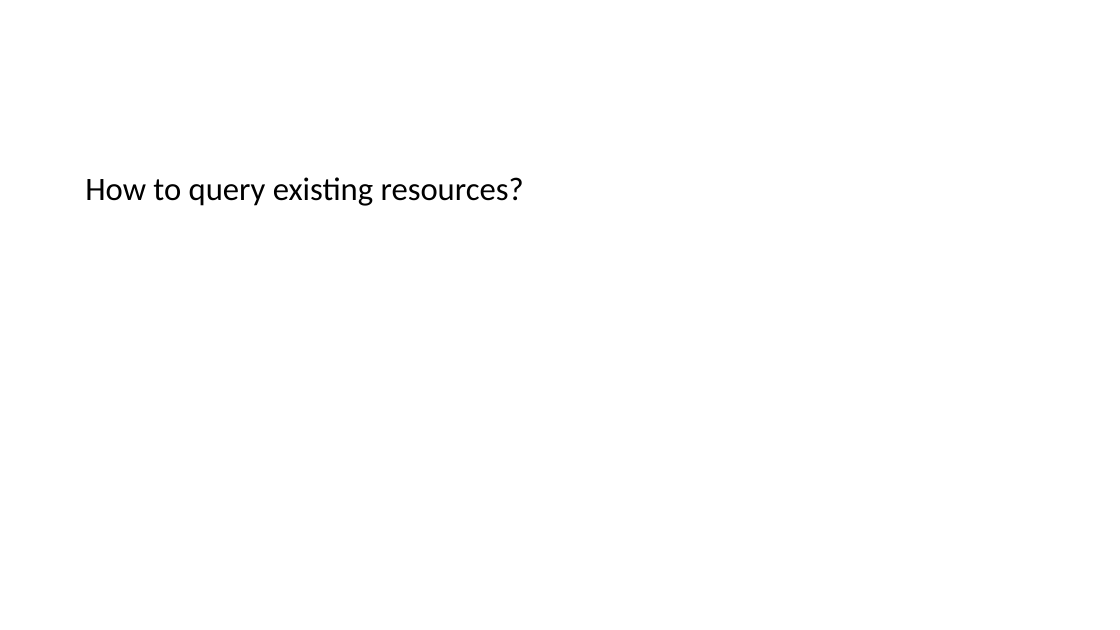
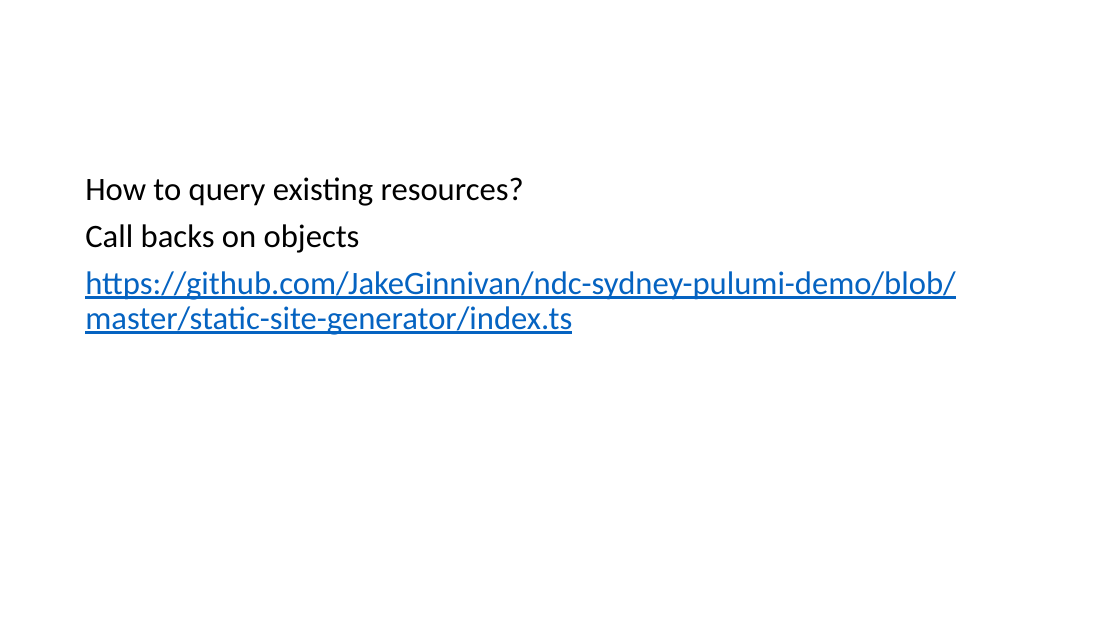
Before and after one commit to simonpinn/pulumi-presentation, a slide deck: slide 13 of Pulumi.pptx. Drawn at 1120x630 pixels with LibreOffice and Linux fonts; fonts in the diff are those of the drawing. Boxes give left, top, right and bottom in pixels: in the first picture for what was removed or moved away, otherwise in the second. Text is boxed around its words. In the diff, an @@ line names an element or a change of style, - is before the commit and + after.

```diff
--- a/Pulumi.pptx
+++ b/Pulumi.pptx
@@ text at box(85, 224, 955, 335): paragraphs added @@
+Call backs on objects
+https://github.com/JakeGinnivan/ndc-sydney-pulumi-demo/blob/master/static-site-generator/index.ts
```
Also in this commit, not shown: 3 other files.
